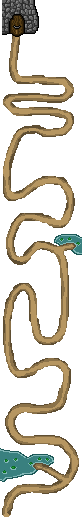
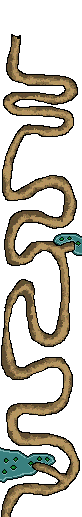
The second w=82, h=517 image is a revision of the first. Changes to its layers:
removed layer "Layer 1" over 0, 0, 82, 517
added layer "contour" above "lake" over 1, 34, 80, 517
added layer "lake" above "bg" over 0, 233, 82, 483
added layer "bg" above "Background" over 2, 34, 79, 517
